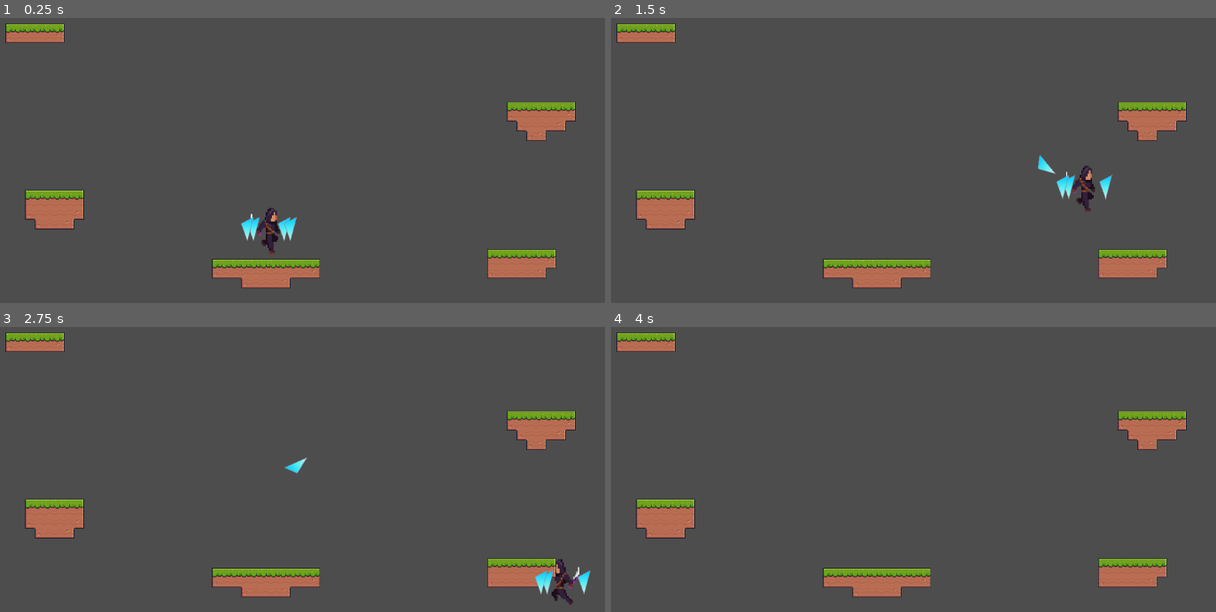
Above: before the commit, frames 1-4 (two rows, left to right).
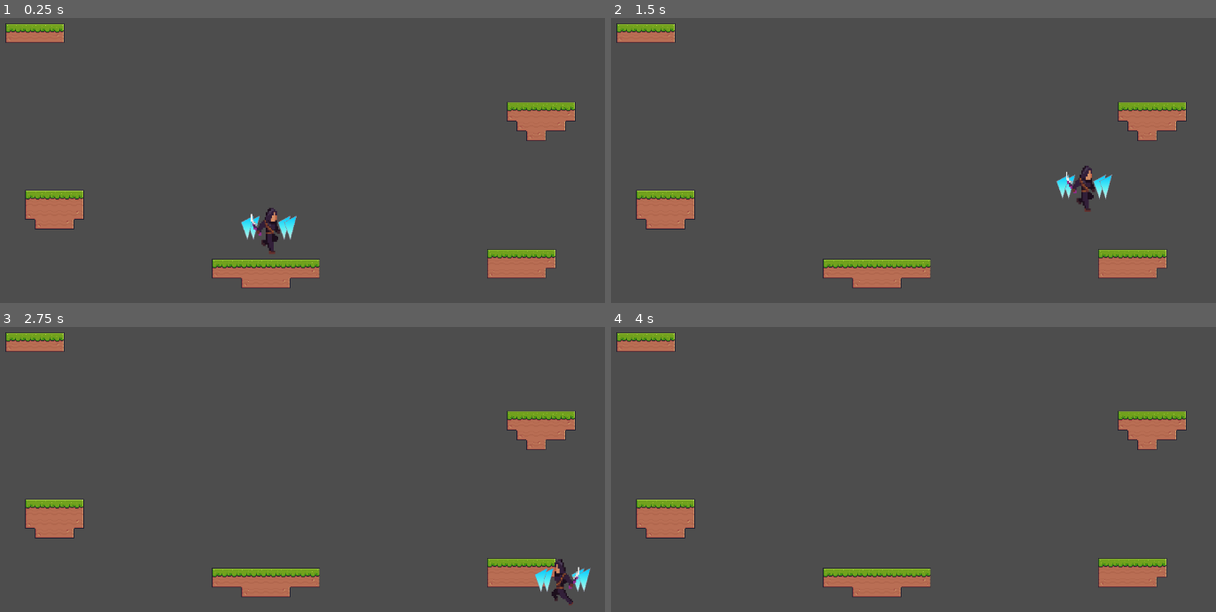
Above: after the commit, the same moments.

Repository: jbradlim08/MindBlade
Game: Godot game, scene res://Scene/level.tscn
Same seed, same stepped clock (60 frames per second), same inputs: the game is played once before the commit and once after it.
Inputs (mouse positions are in pixels of both pictures, inside the frame that each line leads up to):
- Up to frame 1 (0.25 s): no input
- Up to frame 2 (1.5 s): tap Enter at 0.5 s; move the mouse to (895, 234) at 0.52 s; hold Middle mouse button (middle-mouse, bound only after the com… 0.53-1.28 s; hold D (right) from 0.53 s (still down); click (895, 234) at 0.67 s; tap Space (jump) at 0.77 s; tap Shift at 0.8, 1.35 s; move the mouse to (1052, 169) at 1.27 s; click (1052, 169) at 1.42 s
- Up to frame 3 (2.75 s): tap Space (jump) at 1.52 s; tap Middle mouse button (middle-mouse, bound only after the com… at 1.55 s; move the mouse to (550, 506) at 2.02 s; release D (right) at 2.03 s; hold A (left) from 2.03 s (still down); hold Middle mouse button (middle-mouse, bound only after the com… from 2.03 s (still down); click (550, 506) at 2.17 s; tap Shift at 2.3 s
- Up to frame 4 (4 s): move the mouse to (1149, 583) at 2.77 s; release A (left) at 2.78 s; release Middle mouse button (middle-mouse, bound only after the com… at 2.78 s; hold D (right) from 2.78 s (still down); tap Shift at 2.85, 3.8 s; click (1149, 583) at 2.92 s; tap Space (jump) at 3.02, 3.77 s; tap Middle mouse button (middle-mouse, bound only after the com… at 3.05 s; move the mouse to (1076, 472) at 3.52 s; hold Middle mouse button (middle-mouse, bound only after the com… from 3.53 s (still down); click (1076, 472) at 3.67 s

The runs differ from the first frame. In frame 1, 0.2% of the frame differs, in the area x 39-50%, y 69-79%; in frame 2, 0.2%; in frame 3, 0.3%, in the area x 46-98%, y 45-94%; in frame 4, nothing differs.

Commit message:
Fixing the timer bug in the blade

Diff:
--- a/Scene/blade.tscn
+++ b/Scene/blade.tscn
@@ -8,6 +8,45 @@
 
 [sub_resource type="RectangleShape2D" id="RectangleShape2D_gvlcn"]
 size = Vector2(24, 45)
+
+[sub_resource type="Animation" id="Animation_gvlcn"]
+resource_name = "idle"
+length = 2.0
+loop_mode = 1
+step = 0.1
+tracks/0/type = "value"
+tracks/0/imported = false
+tracks/0/enabled = true
+tracks/0/path = NodePath("Sprite2D:offset")
+tracks/0/interp = 1
+tracks/0/loop_wrap = true
+tracks/0/keys = {
+"times": PackedFloat32Array(0, 1, 2),
+"transitions": PackedFloat32Array(1, 1, 1),
+"update": 0,
+"values": [Vector2(0, 0), Vector2(0, -30), Vector2(0, 0)]
+}
+
+[sub_resource type="Animation" id="Animation_oqebx"]
+length = 0.001
+tracks/0/type = "value"
+tracks/0/imported = false
+tracks/0/enabled = true
+tracks/0/path = NodePath("Sprite2D:offset")
+tracks/0/interp = 1
+tracks/0/loop_wrap = true
+tracks/0/keys = {
+"times": PackedFloat32Array(0),
+"transitions": PackedFloat32Array(1),
+"update": 0,
+"values": [Vector2(0, 0)]
+}
+
+[sub_resource type="AnimationLibrary" id="AnimationLibrary_3hh7n"]
+_data = {
+&"RESET": SubResource("Animation_oqebx"),
+&"idle": SubResource("Animation_gvlcn")
+}
 
 [node name="Blade" type="Node2D"]
 top_level = true
@@ -47,6 +86,11 @@
 
 [node name="Container" type="Node2D" parent="."]
 
+[node name="AnimationPlayer" type="AnimationPlayer" parent="."]
+libraries = {
+&"": SubResource("AnimationLibrary_3hh7n")
+}
+
 [connection signal="body_entered" from="HitBox" to="." method="_on_hitbox_body_entered"]
 [connection signal="input_event" from="ClickBox" to="." method="_on_clickbox_input_event"]
 [connection signal="timeout" from="PlatformTimer" to="." method="_on_platform_timer_timeout"]
--- a/Scene/player.tscn
+++ b/Scene/player.tscn
@@ -275,6 +275,7 @@
 height = 80.0
 
 [node name="Player" type="CharacterBody2D"]
+z_index = 2
 collision_mask = 22
 script = ExtResource("1_y8w33")
 
--- a/Script/blade.gd
+++ b/Script/blade.gd
@@ -21,6 +21,7 @@
 @onready var platformbox_shape: CollisionShape2D = $PlatformBox/CollisionShape2D
 @onready var platform_timer: Timer = $PlatformTimer
 @onready var container: Node2D = $Container
+@onready var anim: AnimationPlayer = $AnimationPlayer
 
 var player: Player
 var cur_state = BladeState.ORBIT
@@ -30,7 +31,7 @@
 
 # Called when the node enters the scene tree for the first time.
 func _ready() -> void:
-	pass # Replace with function body.
+	init_orbit()
 
 func _unhandled_input(event: InputEvent) -> void:
 	if event is InputEventKey:
@@ -60,10 +61,12 @@
 			Utils.toggle_area2d(hitbox, false)
 			Utils.toggle_collision_shape(platformbox_shape, false)
 			set_rot(self, 0.0)
+			anim.play("idle")
 			print('Orbitting')
 		BladeState.FLY:
 			Utils.toggle_area2d(hitbox, true)
 			Utils.toggle_collision_shape(platformbox_shape, false)
+			anim.play("RESET")
 			print('Flying')
 		BladeState.PLATFORM:
 			Utils.toggle_area2d(hitbox, true)
@@ -72,18 +75,28 @@
 				set_rot(self, deg_to_rad(255.0))
 				set_rot(platformbox, 0.0)
 			platform_timer.start()
+			anim.play("RESET")
 			SignalManager.on_blade_platform.emit(global_position)
 			print('Platform')
 		BladeState.RETURN:
 			Utils.toggle_area2d(hitbox, false)
 			Utils.toggle_collision_shape(platformbox_shape, false)
+			platform_timer.stop()
+			anim.play("RESET")
 			print('Returning')
 
-func initiate(target) -> void:
+func init_throw(target) -> void:
 	change_state(BladeState.FLY)
 	self.target = target
 	dir = global_position.direction_to(target)
 
+func init_orbit() -> void:
+	cur_state = BladeState.ORBIT
+	Utils.toggle_area2d(hitbox, false)
+	Utils.toggle_collision_shape(platformbox_shape, false)
+	set_rot(self, 0.0)
+	anim.play("idle")
+	print('Orbitting')
 
 func orbit() -> void:
 	global_position = get_parent().global_position + orbit_offset
@@ -116,17 +129,20 @@
 	obj.global_rotation = val
 
 # Signal
+# hit the wall
 func _on_hitbox_body_entered(body: Node2D) -> void:
+	if cur_state != BladeState.FLY:
+		return
+
 	is_hit_wall = true
 	change_state(BladeState.PLATFORM)
 
-
+# for recalling the blade one by one
 func _on_clickbox_input_event(viewport: Node, event: InputEvent, shape_idx: int) -> void:
 	if event is InputEventMouseButton:
-		if event.button_index == MOUSE_BUTTON_RIGHT and event.pressed:
+		if event.is_action_pressed("middle-mouse"):
 			if cur_state == BladeState.PLATFORM:
 				change_state(BladeState.RETURN)
-				platform_timer.stop()
 
 
 func _on_platform_timer_timeout() -> void:
--- a/Script/player.gd
+++ b/Script/player.gd
@@ -31,7 +31,7 @@
 
 func _unhandled_input(event: InputEvent) -> void:
 	if event is InputEventMouseButton:
-		if event.button_index == MOUSE_BUTTON_LEFT and event.pressed:
+		if event.button_index == MOUSE_BUTTON_RIGHT and event.pressed:
 			is_attacking = true
 		else:
 			is_attacking = false
@@ -139,7 +139,7 @@
 func attack() -> void:
 	for blade in blades:
 		if blade.cur_state == Blade.BladeState.ORBIT:
-			blade.initiate(get_global_mouse_position())
+			blade.init_throw(get_global_mouse_position())
 			return
 
 	print("No blade available")
--- a/level.gd
+++ b/level.gd
@@ -8,7 +8,6 @@
 	SignalManager.on_blade_platform.connect(init_shockwave)
 
 func init_shockwave(pos: Vector2) -> void:
-	print('shocked')
 	var shockwave = SHOCKWAVE.instantiate()
 	shockwave.global_position = pos
 	container.call_deferred("add_child", shockwave)
--- a/project.godot
+++ b/project.godot
@@ -51,6 +51,11 @@
 "events": [Object(InputEventKey,"resource_local_to_scene":false,"resource_name":"","device":-1,"window_id":0,"alt_press …(195 unchanged characters)…
 ]
 }
+middle-mouse={
+"deadzone": 0.2,
+"events": [Object(InputEventMouseButton,"resource_local_to_scene":false,"resource_name":"","device":-1,"window_id":0,"alt_pressed":false,"shift_pressed":false,"ctrl_pressed":false,"meta_pressed":false,"button_mask":4,"position":Vector2(379, 25),"global_position":Vector2(391, 85),"factor":1.0,"button_index":3,"canceled":false,"pressed":true,"double_click":false,"script":null)
+]
+}
 
 [layer_names]
 
Not shown: 1 places in Scene/blade.tscn that only renumber resources
